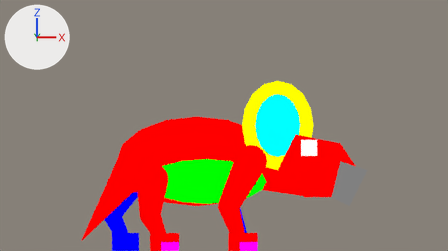
A saved change to the Blender file assets-source/blender/motion/protoceratops-eat.blend.
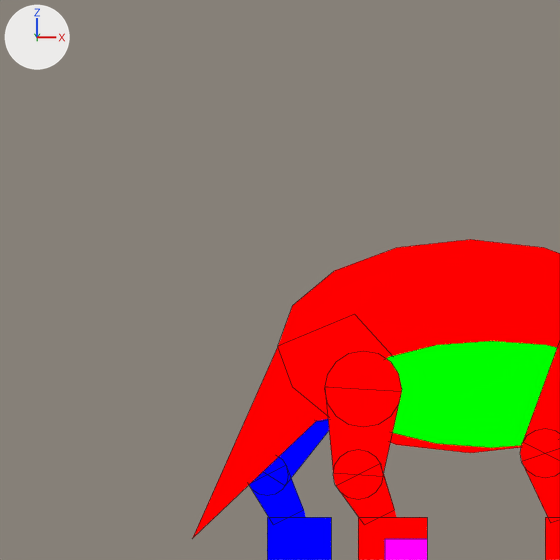
Each version appears first from the file's camera 'DinoTycoon_Motion_protoceratops_eat_sample_Camera', and next in a close-up on the part from 0% to 52% of the width and 6% to 100% of the height. The axes (+X, +Y, +Z) are drawn at upper left. The lights are the same throughout. The older version's two pictures come first. The close-ups show mesh edges as thin lines.

The older version as bpy lines, for what is in view:
```python
ob_dinotycoon_motion_protoceratops_eat_far_back_foot = bpy.data.objects.new('DinoTycoon_Motion_protoceratops_eat_far_back_foot', me_dinotycoon_motion_protoceratops_eat_sample_far_back_foot)
ob_dinotycoon_motion_protoceratops_eat_far_back_foot.location = (0.0, 0.0, 0.0)
ob_dinotycoon_motion_protoceratops_eat_near_front_joint_1 = bpy.data.objects.new('DinoTycoon_Motion_protoceratops_eat_near_front_joint_1', me_dinotycoon_motion_protoceratops_eat_sample_near_front_joint_1)
ob_dinotycoon_motion_protoceratops_eat_near_front_joint_1.location = (0.0, 0.0, 0.0)
ob_dinotycoon_motion_protoceratops_eat_tail = bpy.data.objects.new('DinoTycoon_Motion_protoceratops_eat_tail', me_dinotycoon_motion_protoceratops_eat_sample_tail)
ob_dinotycoon_motion_protoceratops_eat_tail.location = (0.0, 0.0, 0.0)
# also in view: 'DinoTycoon_Motion_protoceratops_eat_near_back_claws' at (19.0, -8.0, 0.5); 'DinoTycoon_Motion_protoceratops_eat_trunk' at (22.0, 0.0, 10.0); 'DinoTycoon_Motion_protoceratops_eat_far_back_1' at (12.9, 4.0, 3.0); 'DinoTycoon_Motion_protoceratops_eat_far_back_tip' at (13.5, 4.0, 2.0); 'DinoTycoon_Motion_protoceratops_eat_near_back_joint_0' at (17.0, -6.0, 8.0)
```
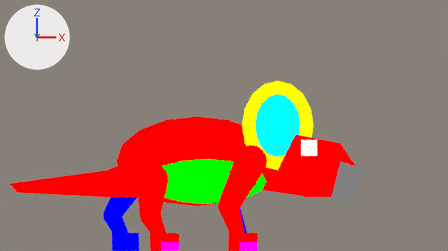
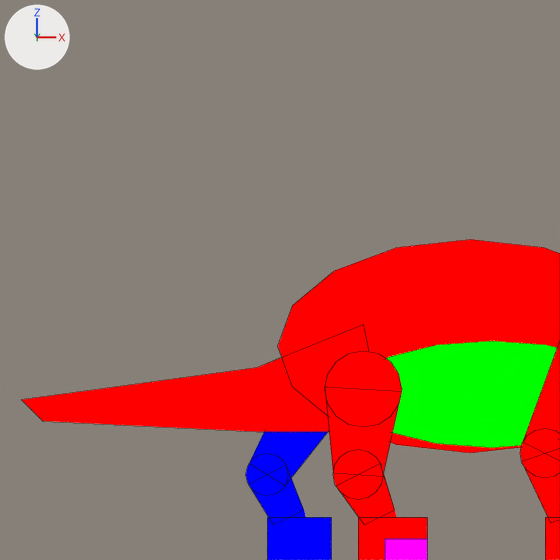
The newer file is also turned or shifted as a whole; pictures and numbers use the older file's frame.

The change in detail:
me_dinotycoon_motion_protoceratops_eat_sample_tail is used by ob_dinotycoon_motion_protoceratops_eat_tail; location (0.0, 0.0, 0.0).
me_dinotycoon_motion_protoceratops_eat_sample_tail had 10 vertices, 7 faces and spanned x 9.0..20.2, y -1.0..1.0, z 1.0..11.5.
me_dinotycoon_motion_protoceratops_eat_sample_tail now has 12 vertices, 8 faces and spans x 1.0..18.0, y -1.0..1.0, z 6.0..11.0.
me_dinotycoon_motion_protoceratops_eat_sample_tail part 1: the whole mesh is rebuilt.

Where the change shows, as pixel boxes [x1, y1, x2, y2] in the close-ups (560 x 560 px):
'DinoTycoon_Motion_protoceratops_eat_tail', reshaped: before [192, 315, 392, 539]; after [22, 325, 369, 432]
